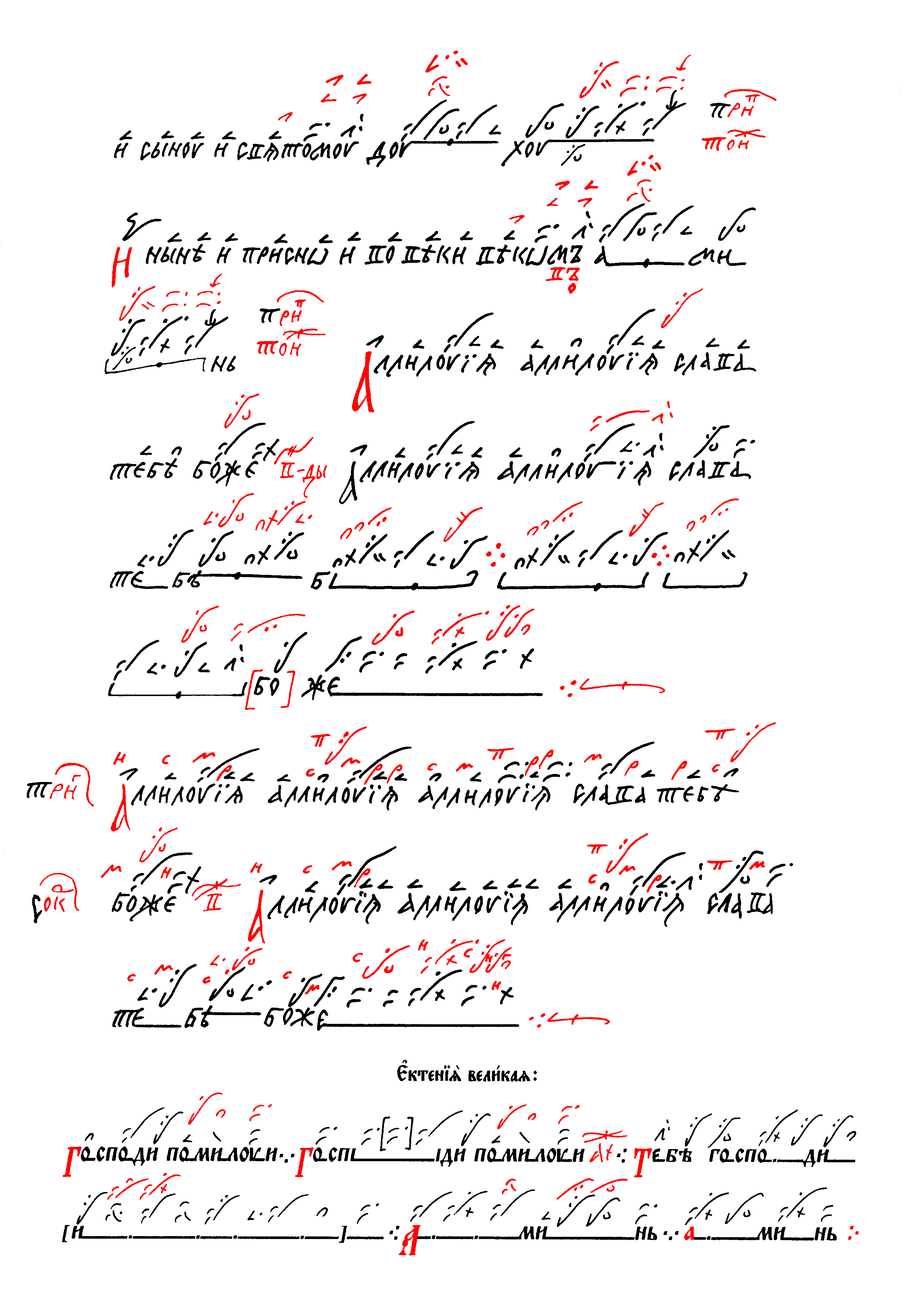
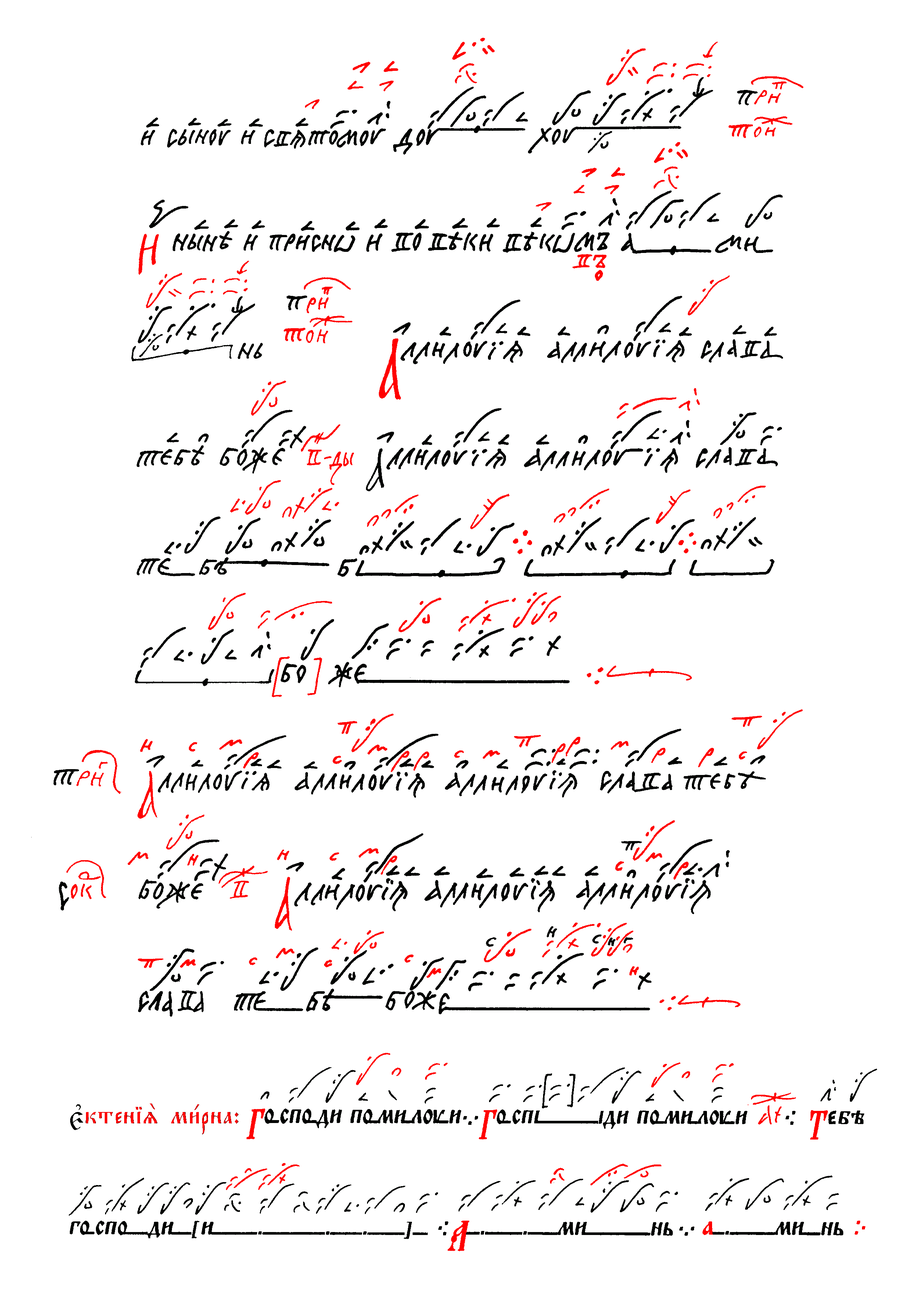
Revision of a layered 923x1304 image; what changed, layer by layer:
removed layer "Червила" over 39, 50, 859, 1256
added layer "є3ктеніz2 ми1рна:" above "Крюки" over 70, 1103, 239, 1135
added layer "Крюки" above "Чернила" over 68, 1053, 877, 1216
painted on "Чернила" over 0, 37, 900, 1252
